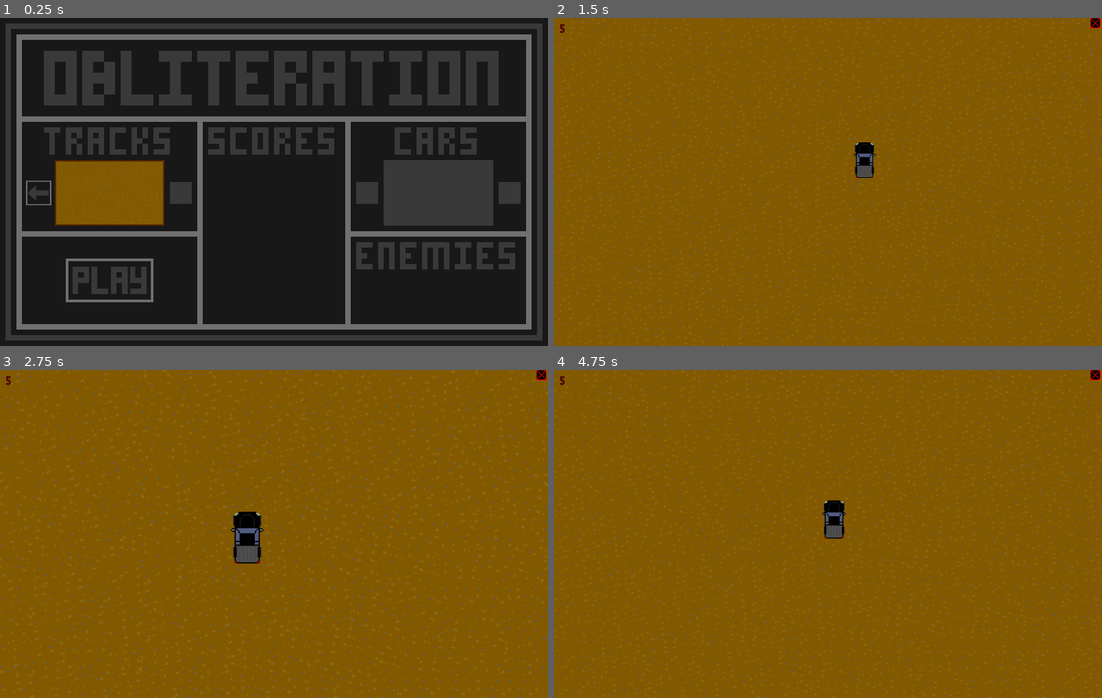
Above: before the commit, frames 1-4 (two rows, left to right).
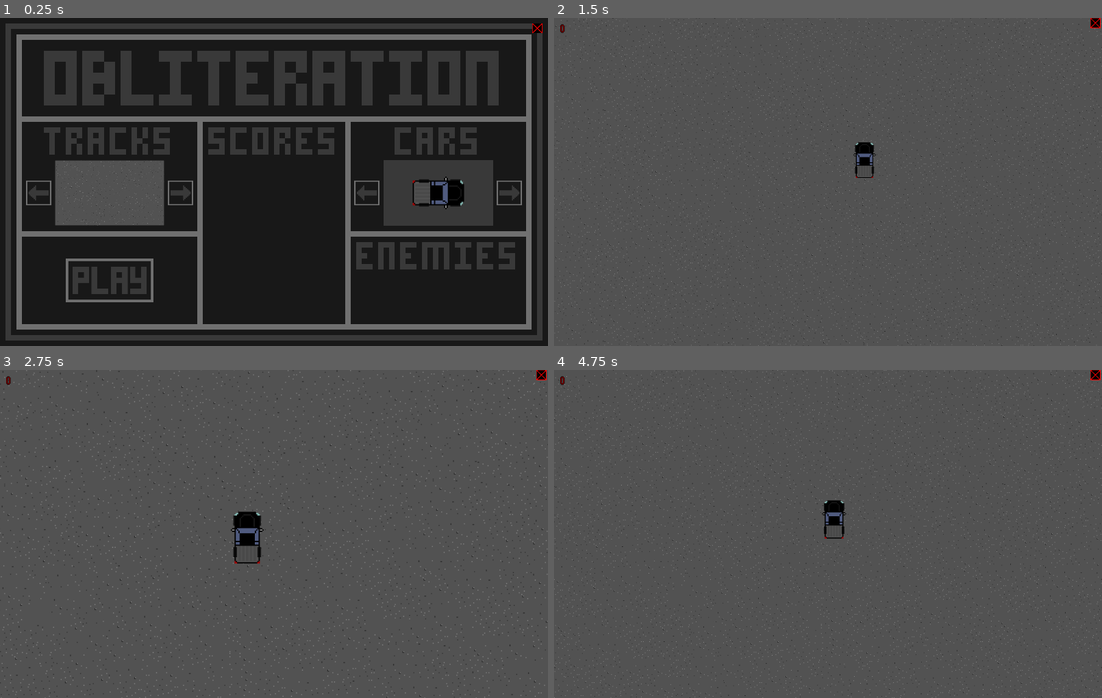
Above: after the commit, the same moments.

Repository: darth152/demoderbygame
Game: Godot game, scene res://scenes/startscreen.tscn
Two runs of this game, one before a commit and one after it. Both use one fixed random seed, a clock stepped at 60 frames per second and the inputs below.
Inputs (mouse positions are in pixels of both pictures, inside the frame that each line leads up to; where the layout moved, square brackets give the same spot in the first picture):
- Up to frame 1 (0.25 s): no input
- Up to frame 2 (1.5 s): click (1063, 191) [592, 191] at 0.5 s; click (663, 280) at 1.25 s
- Up to frame 3 (2.75 s): tap Enter (ui_accept) at 2, 2.27 s; move the mouse to (394, 517) at 2.02 s; hold Right (ui_right) from 2.03 s (still down); hold Space (boost) from 2.03 s (still down)
- Up to frame 4 (4.75 s): move the mouse to (718, 550) at 2.77 s; release Right (ui_right) at 2.78 s; release Space (boost) at 2.78 s; hold Down (ui_down) 2.78-3.53 s; tap Space (boost) at 2.85, 4.35 s; tap Enter (ui_accept) at 3.02, 4.52 s; move the mouse to (882, 461) at 3.52 s; hold Right (ui_right) 3.53-4.28 s; hold Space (boost) 3.53-4.28 s; move the mouse to (800, 599) at 4.27 s; hold Up (ui_up) from 4.28 s (still down)

The runs differ from the first frame. In frame 1, 5.3% of the frame differs, in the area x 10-99%, y 1-64%; in frame 2, 99%, in the area x 0-100%, y 0-100%; in frame 3, 98%; in frame 4, 99%.

Commit message:
Add files via upload

Diff:
--- a/Yr12 computing/project.godot
+++ b/Yr12 computing/project.godot
@@ -18,6 +18,9 @@
 
 Player="*res://scripts/player.gd"
 Enemy="*res://scripts/enemy.gd"
+settings="*res://scripts/startscreen.gd"
+Play="*res://scripts/play.gd"
+phealth="*res://scripts/playerhealth.gd"
 
 [display]
 
--- a/Yr12 computing/scenes/play.tscn
+++ b/Yr12 computing/scenes/play.tscn
@@ -6,6 +6,9 @@
 [ext_resource path="res://scenes/enemy.tscn" type="PackedScene" id=4]
 [ext_resource path="res://scenes/enemy3.tscn" type="PackedScene" id=5]
 [ext_resource path="res://tracks/dirt_track.png" type="Texture" id=6]
+[ext_resource path="res://tracks/stadium.png" type="Texture" id=7]
+[ext_resource path="res://scripts/play.gd" type="Script" id=8]
+[ext_resource path="res://tracks/gravel_track.png" type="Texture" id=9]
 
 [sub_resource type="RectangleShape2D" id=1]
 extents = Vector2( 1500.5, 4 )
@@ -25,20 +28,33 @@
 }
 
 [node name="Node2D" type="Node2D"]
+script = ExtResource( 8 )
 
 [node name="UI" parent="." instance=ExtResource( 1 )]
 layer = 128
 
-[node name="DirtTrack" type="Sprite" parent="."]
+[node name="Stadium" type="Sprite" parent="."]
+position = Vector2( 1507, 908 )
+scale = Vector2( 2, 2 )
+texture = ExtResource( 7 )
+
+[node name="tracks" type="Node2D" parent="."]
+
+[node name="DirtTrack" type="Sprite" parent="tracks"]
 position = Vector2( 1507, 908 )
 scale = Vector2( 2, 2 )
 texture = ExtResource( 6 )
+
+[node name="Graveltrack" type="Sprite" parent="tracks"]
+position = Vector2( 1507, 908 )
+scale = Vector2( 2, 2 )
+texture = ExtResource( 9 )
 
 [node name="Walls" type="StaticBody2D" parent="."]
 collision_layer = 2
 
 [node name="CollisionShape2D" type="CollisionShape2D" parent="Walls"]
-position = Vector2( 1506.5, -24 )
+position = Vector2( 1507, -44 )
 scale = Vector2( 1, 10 )
 shape = SubResource( 1 )
 
--- a/Yr12 computing/scenes/startscreen.tscn
+++ b/Yr12 computing/scenes/startscreen.tscn
@@ -8,7 +8,13 @@
 [ext_resource path="res://otherart/arowpressed.png" type="Texture" id=6]
 [ext_resource path="res://otherart/playbutton.png" type="Texture" id=7]
 [ext_resource path="res://otherart/playhover.png" type="Texture" id=8]
-[ext_resource path="res://scenes/startscreen.gd" type="Script" id=9]
+[ext_resource path="res://scripts/startscreen.gd" type="Script" id=9]
+[ext_resource path="res://vehicles/ute.png" type="Texture" id=10]
+[ext_resource path="res://otherart/graveltrackicon.png" type="Texture" id=11]
+[ext_resource path="res://scripts/exitbutton.gd" type="Script" id=12]
+[ext_resource path="res://otherart/exitbutton.png" type="Texture" id=13]
+[ext_resource path="res://otherart/exithover.png" type="Texture" id=14]
+[ext_resource path="res://otherart/exitpressed.png" type="Texture" id=15]
 
 [node name="Node2D" type="Node2D"]
 script = ExtResource( 9 )
@@ -16,19 +22,6 @@
 [node name="Sprite" type="Sprite" parent="."]
 position = Vector2( 875, 525 )
 texture = ExtResource( 1 )
-
-[node name="TextureButton" type="TextureButton" parent="."]
-margin_left = 83.0
-margin_top = 520.0
-margin_right = 163.0
-margin_bottom = 600.0
-texture_normal = ExtResource( 2 )
-texture_pressed = ExtResource( 6 )
-texture_hover = ExtResource( 5 )
-
-[node name="Dirttrackicon" type="Sprite" parent="."]
-position = Vector2( 350, 560 )
-texture = ExtResource( 4 )
 
 [node name="playbutton" type="TextureButton" parent="."]
 margin_left = 210.0
@@ -39,4 +32,77 @@
 texture_pressed = ExtResource( 3 )
 texture_hover = ExtResource( 8 )
 
+[node name="Ute" type="Sprite" parent="."]
+position = Vector2( 1400, 560 )
+rotation = 1.5708
+scale = Vector2( 2, 2 )
+texture = ExtResource( 10 )
+
+[node name="trackpicker" type="Node2D" parent="."]
+
+[node name="trackleft" type="TextureButton" parent="trackpicker"]
+margin_left = 83.0
+margin_top = 520.0
+margin_right = 163.0
+margin_bottom = 600.0
+texture_normal = ExtResource( 2 )
+texture_pressed = ExtResource( 6 )
+texture_hover = ExtResource( 5 )
+
+[node name="trackright" type="TextureButton" parent="trackpicker"]
+margin_left = 617.0
+margin_top = 600.0
+margin_right = 697.0
+margin_bottom = 680.0
+rect_rotation = 180.0
+texture_normal = ExtResource( 2 )
+texture_pressed = ExtResource( 6 )
+texture_hover = ExtResource( 5 )
+
+[node name="Dirttrackicon" type="Sprite" parent="trackpicker"]
+position = Vector2( 350, 560 )
+texture = ExtResource( 4 )
+
+[node name="Graveltrackicon" type="Sprite" parent="trackpicker"]
+position = Vector2( 350, 560 )
+texture = ExtResource( 11 )
+
+[node name="carpicker" type="Node2D" parent="."]
+
+[node name="carleft" type="TextureButton" parent="carpicker"]
+margin_left = 1132.0
+margin_top = 520.0
+margin_right = 1212.0
+margin_bottom = 600.0
+texture_normal = ExtResource( 2 )
+texture_pressed = ExtResource( 6 )
+texture_hover = ExtResource( 5 )
+
+[node name="TextureButton" type="TextureButton" parent="carpicker"]
+margin_left = 1667.0
+margin_top = 600.0
+margin_right = 1747.0
+margin_bottom = 680.0
+rect_rotation = 180.0
+texture_normal = ExtResource( 2 )
+texture_pressed = ExtResource( 6 )
+texture_hover = ExtResource( 5 )
+
+[node name="exitbutton" type="TextureButton" parent="."]
+margin_left = 1700.0
+margin_top = 17.0
+margin_right = 1732.0
+margin_bottom = 49.0
+texture_normal = ExtResource( 13 )
+texture_pressed = ExtResource( 15 )
+texture_hover = ExtResource( 14 )
+script = ExtResource( 12 )
+__meta__ = {
+"_edit_use_anchors_": true
+}
+
+[connection signal="tree_entered" from="." to="." method="_on_Node2D_tree_entered"]
 [connection signal="pressed" from="playbutton" to="." method="_on_playbutton_pressed"]
+[connection signal="pressed" from="trackpicker/trackleft" to="." method="_on_trackleft_pressed"]
+[connection signal="pressed" from="trackpicker/trackright" to="." method="_on_trackright_pressed"]
+[connection signal="pressed" from="exitbutton" to="exitbutton" method="_on_exitbutton_pressed"]
--- /dev/null
+++ b/Yr12 computing/scripts/play.gd
@@ -0,0 +1,16 @@
+extends Node2D
+
+onready var dirt = get_node("tracks/DirtTrack")
+onready var gravel = get_node("tracks/GravelTrack")
+
+func trackchange():
+	if settings.track == 1:
+		if get_node_or_null("tracks/DirtTrack"):
+			dirt.visible = false
+		if get_node_or_null("tracks/GravelTrack"):
+			gravel.visible = true
+	elif settings.track == 2:
+		if get_node_or_null("tracks/DirtTrack"):
+			dirt.visible = true
+		if get_node_or_null("tracks/GravelTrack"):
+			gravel.visible = false
--- a/Yr12 computing/scripts/player.gd
+++ b/Yr12 computing/scripts/player.gd
@@ -2,7 +2,7 @@
 
 var angular_speed = PI
 var speed = 400.0
-var playerhealth = 5
+var playerhealth = 0
 var screen_shake = 0
 var shake_mode = 0
 var GLOBAL_p_pos = position
@@ -13,7 +13,7 @@
 	var direction = 0
 
 	if playerhealth < 0:
-		get_tree().quit()
+		get_tree().change_scene("res://scenes/startscreen.tscn")
 
 	if Input.is_action_pressed("ui_left") && Input. is_action_pressed("ui_up"):
 		direction = -0.5
@@ -48,4 +48,4 @@
 func _on_siderails_area_entered(area):
 	if area.is_in_group("enemy bumper"):
 		print("hit")
-		playerhealth += -1
+		phealth.damage += 1
--- a/Yr12 computing/scripts/playerhealth.gd
+++ b/Yr12 computing/scripts/playerhealth.gd
@@ -1,12 +1,8 @@
 extends Label
 
-
+var damage = 0
+var currenthealth = Player.playerhealth - damage
 
 func _process(_delta):
-	#displays health
-	self.text = str(Player.playerhealth)
-
-
-func _ready():
-	#sets health to 5 on game start
-	Player.playerhealth = 5
+	#displays playerhealth
+	self.text = str(currenthealth)
--- /dev/null
+++ b/Yr12 computing/scripts/startscreen.gd
@@ -0,0 +1,33 @@
+extends Node2D
+
+var track = 1
+
+
+func _on_playbutton_pressed():
+	get_tree().change_scene("res://scenes/play.tscn")
+
+
+
+func _on_trackleft_pressed():
+	track -= 1
+	trackpicker()
+	Play.trackchange()
+
+
+func _on_trackright_pressed():
+	track += 1
+	trackpicker()
+	Play.trackchange()
+
+
+func trackpicker():
+	if track >= 3:
+		track = 1
+	if track <= 0:
+		track = 2
+	if track == 1:
+		get_node("trackpicker/Dirttrackicon").visible = false
+		get_node("trackpicker/Graveltrackicon").visible = true
+	elif track == 2:
+		get_node("trackpicker/Dirttrackicon").visible = true
+		get_node("trackpicker/Graveltrackicon").visible = false
Binary file added: Yr12 computing/otherart/graveltrackicon.png
Not shown, added: Yr12 computing/otherart/graveltrackicon.png.import
Not shown: 1 places in Yr12 computing/scenes/play.tscn that only renumber resources
Not shown: 1 places in Yr12 computing/scenes/startscreen.tscn that only renumber resources
Binary file changed: Yr12 computing/tracks/dirt_track.png
Binary file added: Yr12 computing/tracks/gravel_track.png
Not shown, added: Yr12 computing/tracks/gravel_track.png.import
Binary file added: Yr12 computing/tracks/stadium.png
Not shown, added: Yr12 computing/tracks/stadium.png.import
Not shown, changed: Yr12 computing/tracks/dirt_track.piskel
